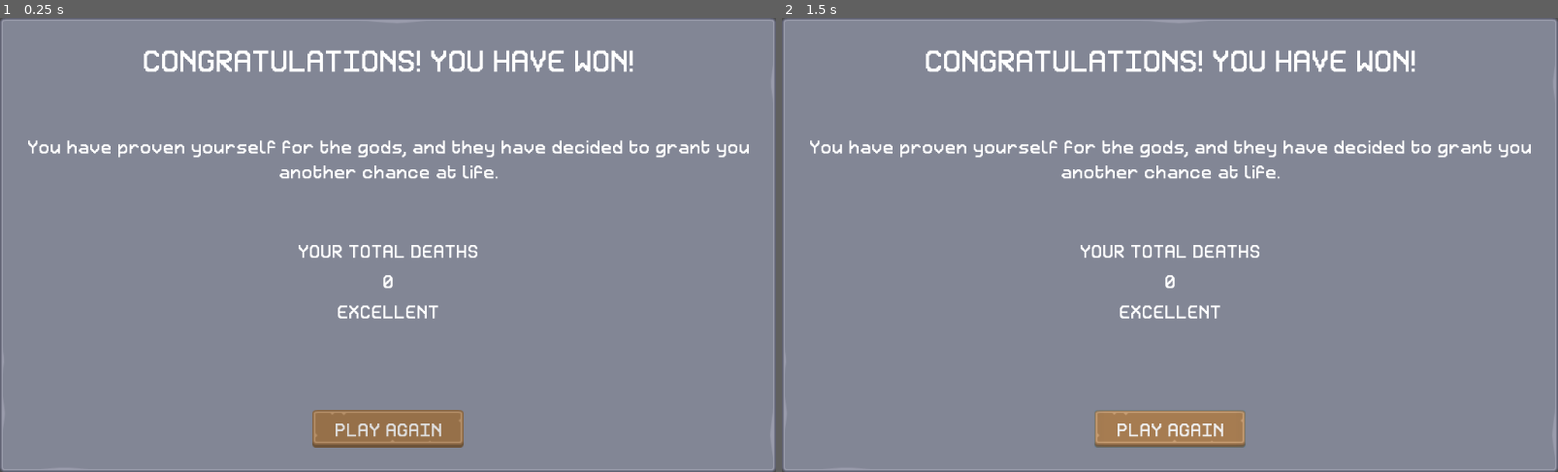
Above: before the commit, frames 1-2 (left to right).
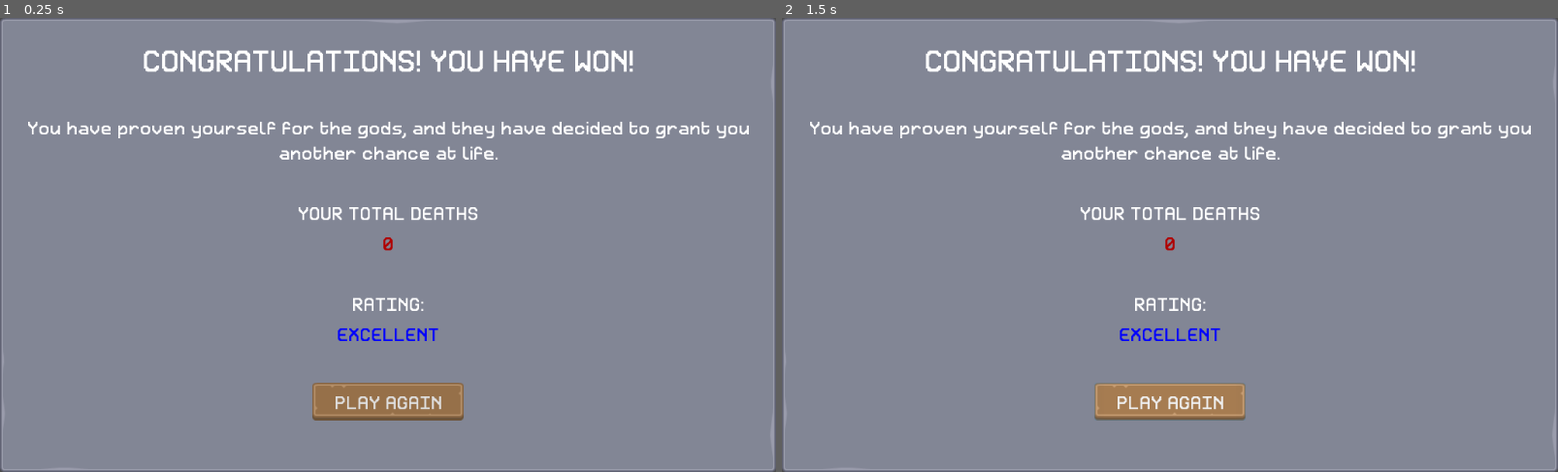
Above: after the commit, the same moments.

Repository: josephmbustamante/ludum-dare-45
Game: Godot game, scene res://Scenes/FinalVictoryScreen.tscn
The game is run twice, just before and just after one commit, with the same random seed, the same clock (stepped at 60 frames per second) and the same inputs. This scene is started directly instead of the project's main scene.
Inputs:
- Up to frame 1 (0.25 s): no input
- Up to frame 2 (1.5 s): click "PLAY AGAIN" at 0.5 s; click "PLAY AGAIN" at 1.25 s

The runs differ from the first frame. In frame 1, 6.4% of the frame differs, in the area x 3-97%, y 22-95%; in frame 2, 6.4%.

Commit message:
Add ratings on final screen depending on performance

Diff:
--- /dev/null
+++ b/Scenes/FinalVictoryScreen.gd
@@ -0,0 +1,28 @@
+extends PanelContainer
+
+onready var death_count_text = $MarginContainer/Rows/DeathSection/DeathCountText
+onready var rating_text = $MarginContainer/Rows/RatingSection/DeathRatingText
+
+# Called when the node enters the scene tree for the first time.
+func _ready() -> void:
+	var deaths = PlayerVariables.deathCount
+	death_count_text.text = str(deaths)
+
+	if deaths < 2:
+		rating_text.set("custom_colors/font_color", Color.blue)
+		rating_text.text = "EXCELLENT"
+	elif deaths < 4:
+		rating_text.set("custom_colors/font_color", Color.forestgreen)
+		rating_text.text = "VERY GOOD"
+	elif deaths < 6:
+		rating_text.set("custom_colors/font_color", Color.greenyellow)
+		rating_text.text = "GOOD"
+	elif deaths < 8:
+		rating_text.set("custom_colors/font_color", Color.yellow)
+		rating_text.text = "AVERAGE"
+	elif deaths < 10:
+		rating_text.set("custom_colors/font_color", Color.orange)
+		rating_text.text = "POOR"
+	else:
+		rating_text.set("custom_colors/font_color", Color.red)
+		rating_text.text = "VERY POOR"
--- a/Scenes/FinalVictoryScreen.tscn
+++ b/Scenes/FinalVictoryScreen.tscn
@@ -1,12 +1,14 @@
-[gd_scene load_steps=3 format=2]
+[gd_scene load_steps=4 format=2]
 
 [ext_resource path="res://Resources/theme.tres" type="Theme" id=1]
-[ext_resource path="res://Resources/Retron2000Title.tres" type="DynamicFont" id=2]
+[ext_resource path="res://Scenes/FinalVictoryScreen.gd" type="Script" id=2]
+[ext_resource path="res://Resources/Retron2000Title.tres" type="DynamicFont" id=3]
 
 [node name="FinalVictoryScreen" type="PanelContainer"]
 anchor_right = 1.0
 anchor_bottom = 1.0
 theme = ExtResource( 1 )
+script = ExtResource( 2 )
 
 [node name="MarginContainer" type="MarginContainer" parent="."]
 margin_left = 12.4444
@@ -23,30 +25,28 @@
 margin_top = 20.0
 margin_right = 980.0
 margin_bottom = 557.0
-custom_constants/separation = 75
+custom_constants/separation = 50
 
 [node name="HeaderText" type="Label" parent="MarginContainer/Rows"]
 margin_right = 960.0
 margin_bottom = 48.0
-custom_fonts/font = ExtResource( 2 )
+custom_fonts/font = ExtResource( 3 )
 text = "CONGRATULATIONS! YOU HAVE WON!"
 align = 1
 uppercase = true
 
 [node name="StoryText" type="Label" parent="MarginContainer/Rows"]
-margin_top = 123.0
+margin_top = 98.0
 margin_right = 960.0
-margin_bottom = 186.0
+margin_bottom = 161.0
 text = "You have proven yourself for the gods, and they have decided to grant you another chance at life."
 align = 1
 autowrap = true
 
 [node name="DeathSection" type="VBoxContainer" parent="MarginContainer/Rows"]
-editor/display_folded = true
-margin_top = 261.0
+margin_top = 211.0
 margin_right = 960.0
-margin_bottom = 412.0
-size_flags_vertical = 3
+margin_bottom = 281.0
 custom_constants/separation = 10
 
 [node name="DeathText" type="Label" parent="MarginContainer/Rows/DeathSection"]
@@ -60,22 +60,36 @@
 margin_top = 40.0
 margin_right = 960.0
 margin_bottom = 70.0
+custom_colors/font_color = Color( 0.698039, 0, 0, 1 )
 text = "0"
 align = 1
 autowrap = true
 
-[node name="DeathRatingText" type="Label" parent="MarginContainer/Rows/DeathSection"]
-margin_top = 80.0
+[node name="RatingSection" type="VBoxContainer" parent="MarginContainer/Rows"]
+margin_top = 331.0
 margin_right = 960.0
-margin_bottom = 110.0
+margin_bottom = 401.0
+custom_constants/separation = 10
+
+[node name="DeathRatingHeaderText" type="Label" parent="MarginContainer/Rows/RatingSection"]
+margin_right = 960.0
+margin_bottom = 30.0
+text = "RATING:"
+align = 1
+autowrap = true
+
+[node name="DeathRatingText" type="Label" parent="MarginContainer/Rows/RatingSection"]
+margin_top = 40.0
+margin_right = 960.0
+margin_bottom = 70.0
 text = "EXCELLENT"
 align = 1
 autowrap = true
 
 [node name="CenterContainer" type="CenterContainer" parent="MarginContainer/Rows"]
-margin_top = 487.0
+margin_top = 451.0
 margin_right = 960.0
-margin_bottom = 537.0
+margin_bottom = 501.0
 
 [node name="Button" type="Button" parent="MarginContainer/Rows/CenterContainer"]
 margin_left = 380.0
